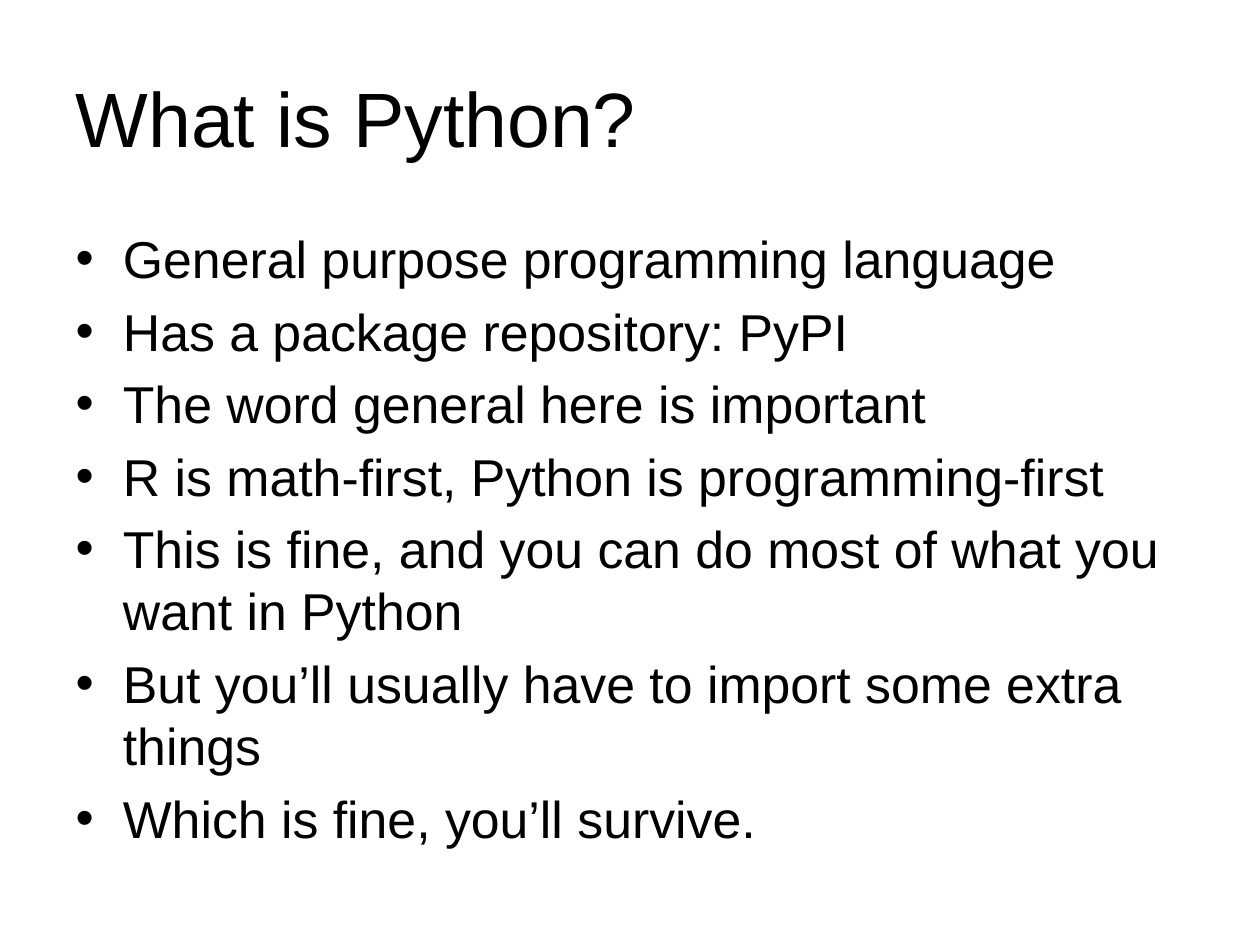
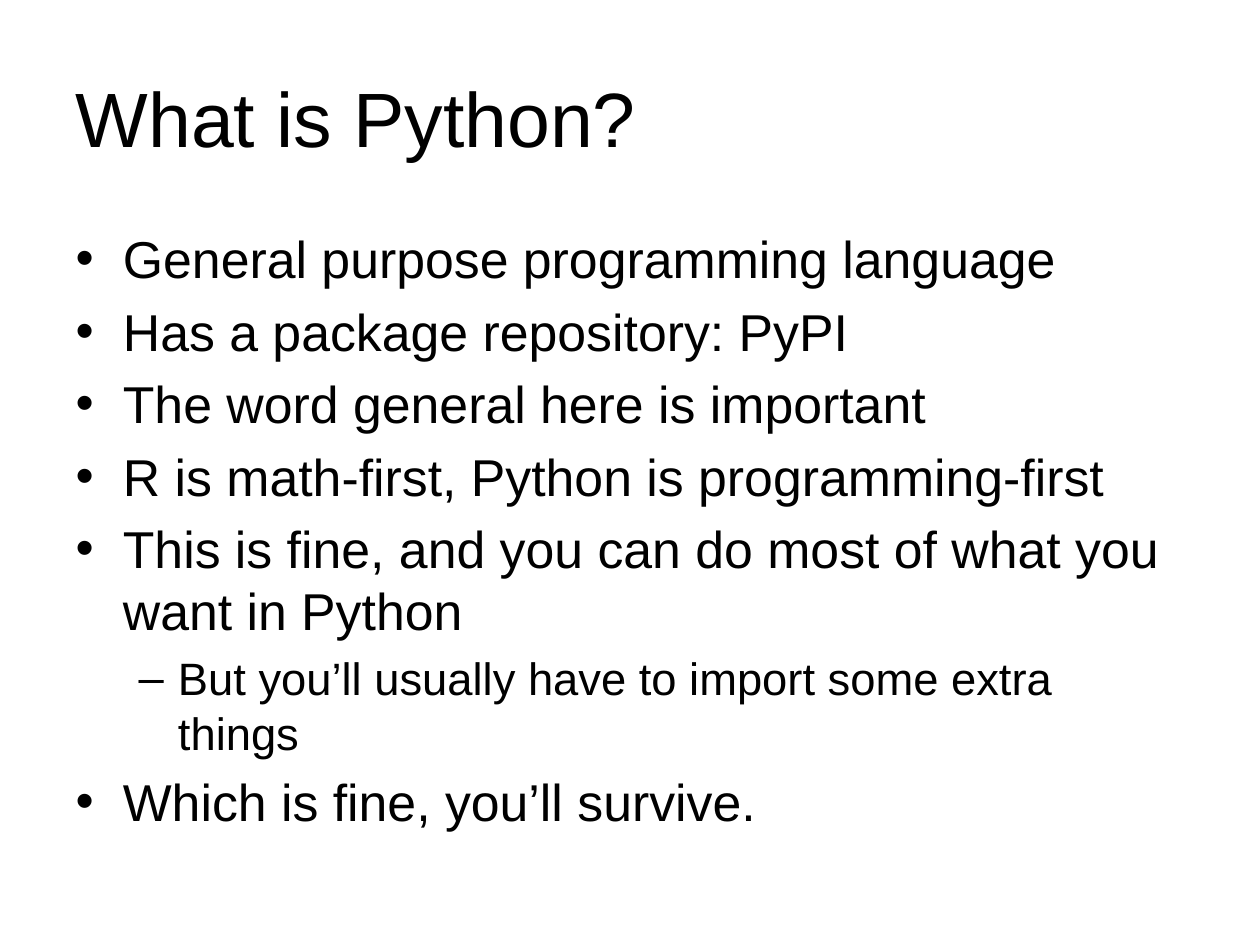
Before and after one commit to elliewix/Fall2017-StatsClub-IntroToPython, a slide deck: slide 5 of StatsClubWorkshopSlides.pptx. Drawn at 1260x945 pixels with LibreOffice and Linux fonts; fonts in the diff are those of the drawing; background and template pictures are left out. Boxes give left, top, right and bottom in pixels: in the first picture for what was removed or moved away, otherwise in the second. Text is boxed around its words. In the diff, an @@ line names an element or a change of style, - is before the commit and + after.

```diff
--- a/StatsClubWorkshopSlides.pptx
+++ b/StatsClubWorkshopSlides.pptx
@@ text at bbox=[178, 662, 1052, 759]: size 29.6 to 25.9 pt in "But you’ll usually have to import some ..."; bullet • to –; list level 1 to 2 in "But you’ll usually have to ..." @@
```
Also in this commit, not shown: 2 other slides changed, 2 other files.
